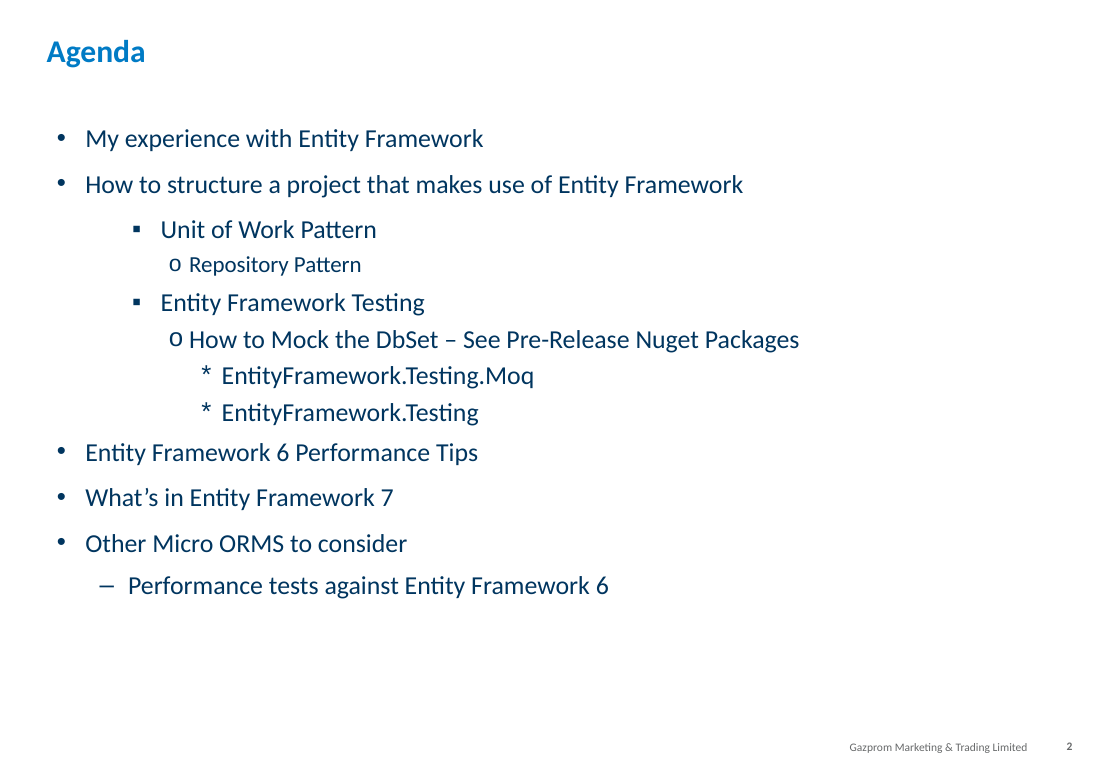
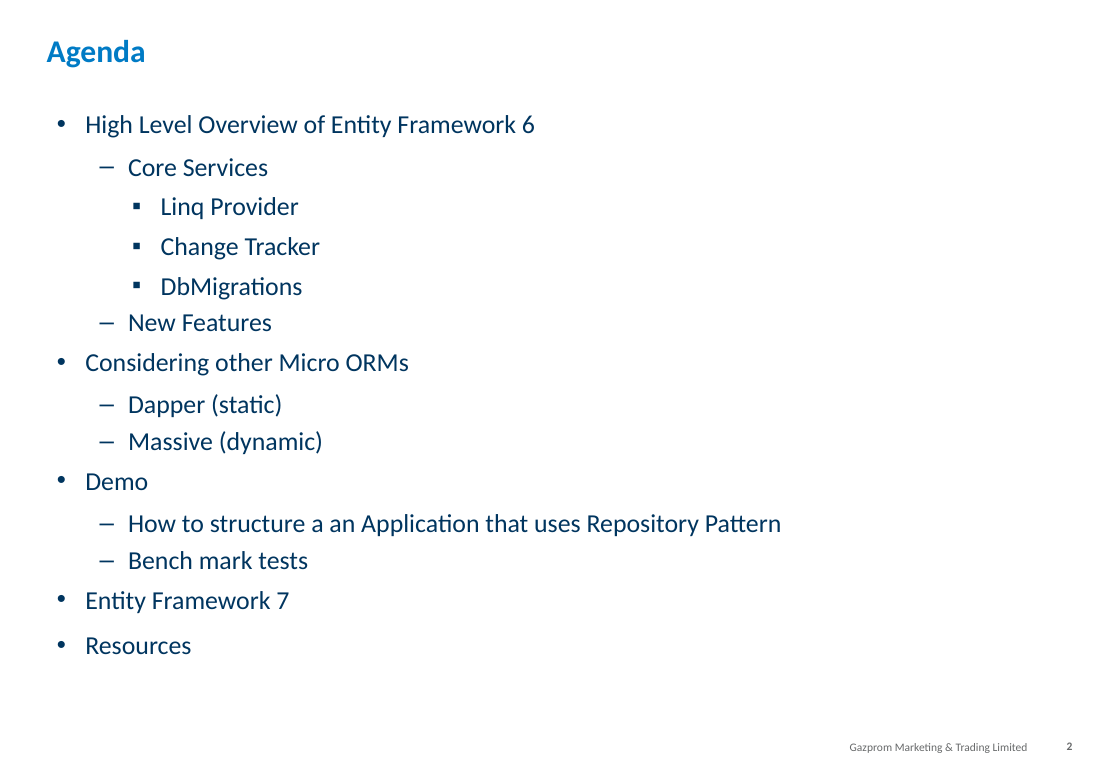
Before and after one commit to jeanhibbert/EfTestConsole, a slide deck: slide 2 of 20160128 Tech Punch - Entity Framework.pptx. Drawn at 1120x775 pixels with LibreOffice and Linux fonts; fonts in the diff are those of the drawing; background and template pictures are left out. Boxes give left, top, right and bottom in pixels: in the first picture for what was removed or moved away, otherwise in the second. Text is boxed around its words. In the diff, an @@ line names an element or a change of style, - is before the commit and + after.

```diff
--- a/20160128 Tech Punch - Entity Framework.pptx
+++ b/20160128 Tech Punch - Entity Framework.pptx
@@ text at (85,115,781,655): text changed @@
-• My experience with Entity Framework
-• How to structure a project that makes use of Entity Framework
-    ▪ Unit of Work Pattern
-      o Repository Pattern
-    ▪ Entity Framework Testing
-      o How to Mock the DbSet – See Pre-Release Nuget Packages
-        * EntityFramework.Testing.Moq
-        * EntityFramework.Testing
-• Entity Framework 6 Performance Tips
-• What’s in Entity Framework 7
-• Other Micro ORMS to consider
-  – Performance tests against Entity Framework 6
+• High Level Overview of Entity Framework 6
+  – Core Services
+    ▪ Linq Provider
+    ▪ Change Tracker
+    ▪ DbMigrations
+  – New Features
+• Considering other Micro ORMs
+  – Dapper (static)
+  – Massive (dynamic)
+• Demo
+  – How to structure a an Application that uses Repository Pattern
+  – Bench mark tests
+• Entity Framework 7
+• Resources
```
Also in this commit, not shown: 5 slides added, 3 slides removed, 34 other files.
